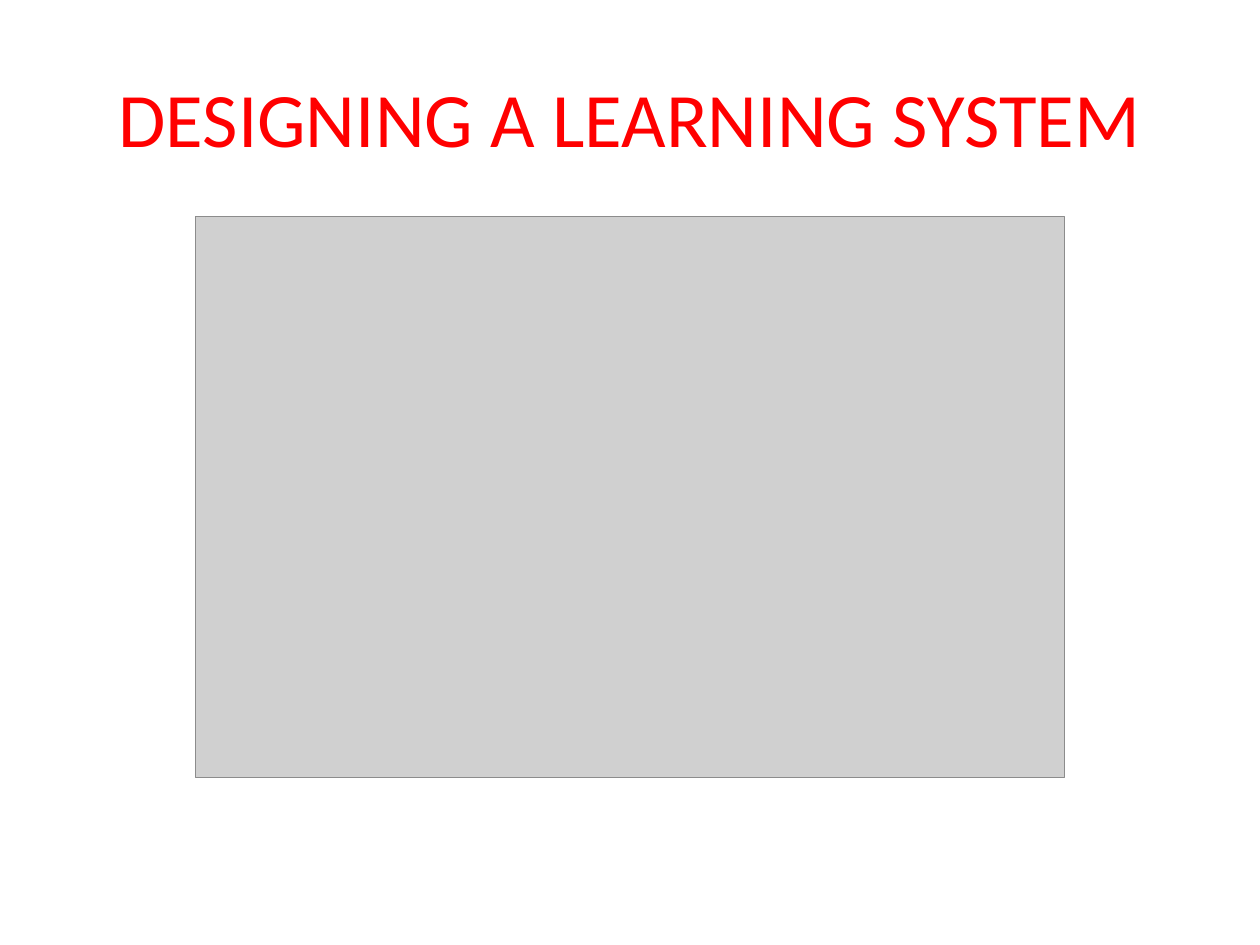
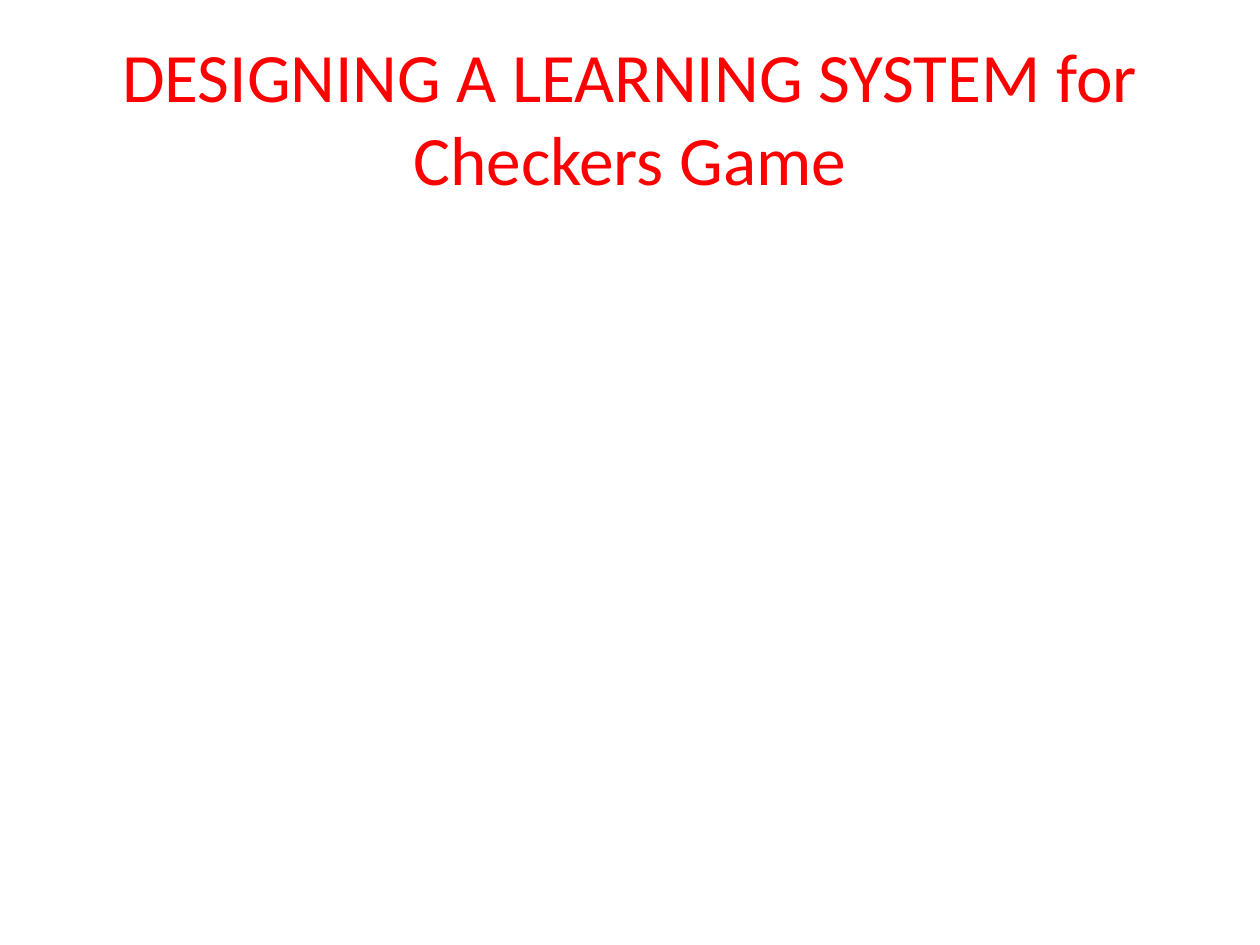
Before and after one commit to devipriyak/AI_ml-iv-sem-21-batch, a slide deck: slide 19 of Unit-4.pptx. Drawn at 1260x945 pixels with LibreOffice and Linux fonts; fonts in the diff are those of the drawing; grey boxes stand for pictures. Boxes give left, top, right and bottom in pixels: in the first picture for what was removed or moved away, otherwise in the second. Text is boxed around its words. In the diff, an @@ line names an element or a change of style, - is before the commit and + after.

```diff
--- a/Unit-4.pptx
+++ b/Unit-4.pptx
@@ title at bbox=[122, 54, 1136, 186]: text changed; size 44 to 39.6 pt @@
-DESIGNING A LEARNING SYSTEM
+DESIGNING A LEARNING SYSTEM for Checkers Game
@@ picture removed at bbox=[195, 217, 1065, 777] @@
```
Also in this commit, not shown: 6 other slides changed, 16 slides added.
